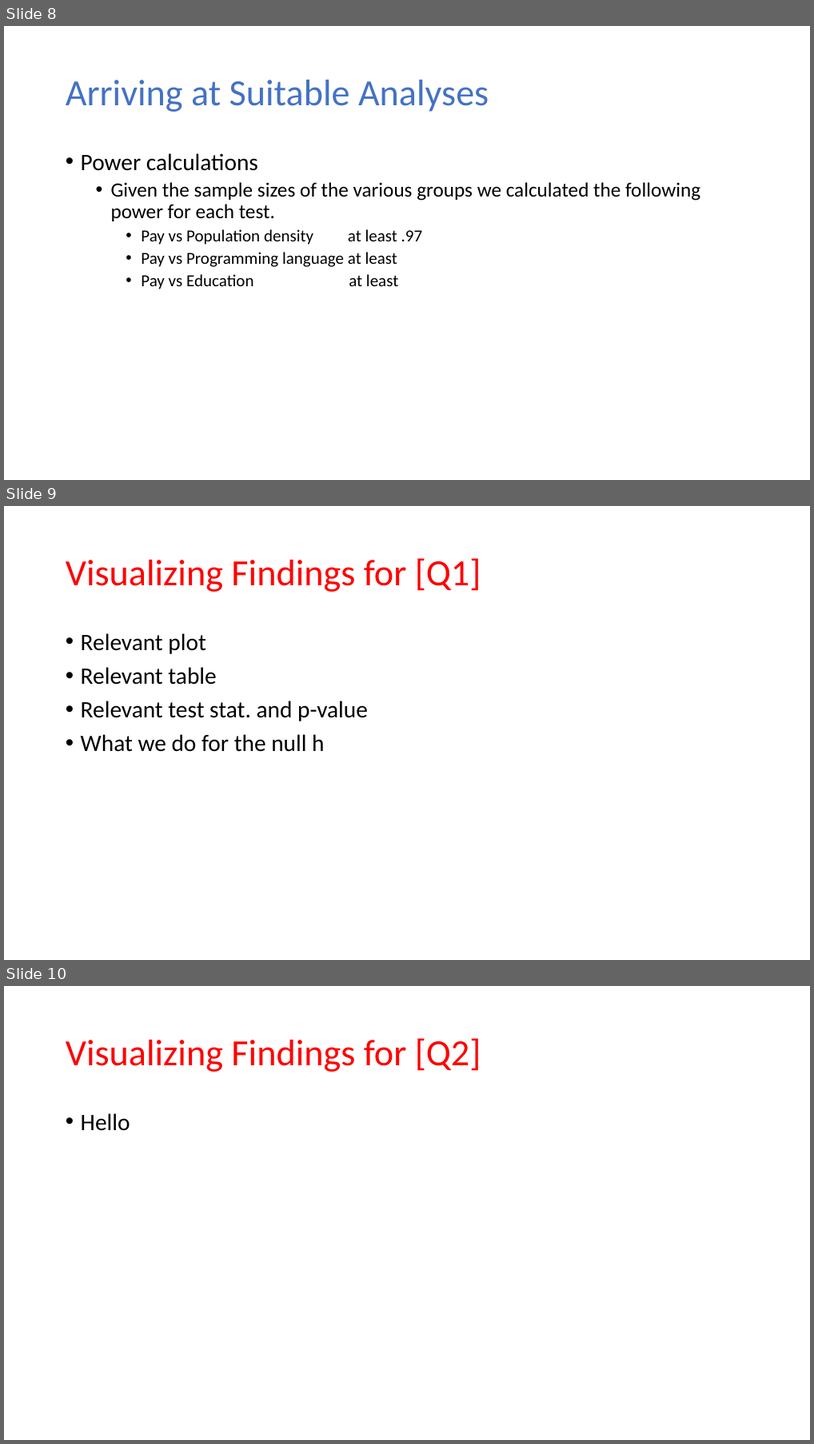
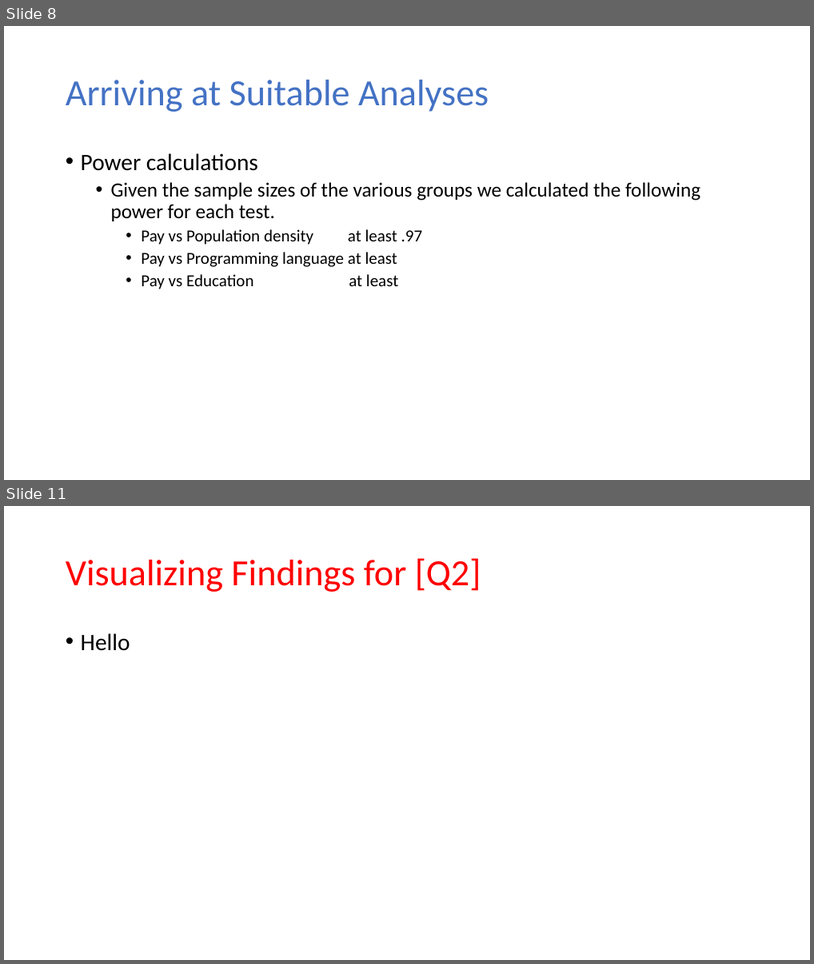
Before and after one commit to MatthewCodes/557_Final_Project, a slide deck: Presentation/Final Presentation.pptx. Shown one above the other, each under a label of ours: slides 8, 9 and 10 before the commit, slides 8 and 11 after it; the slides between them are not shown. The pictures are 814x1444 and 814x964 pixels, drawn with LibreOffice and Linux fonts; fonts in the diff are those of the drawing. Boxes give left, top, right and bottom in pixels: in the first picture for what was removed or moved away, otherwise in the second. Text is boxed around its words. In the diff, an @@ line names an element or a change of style, - is before the commit and + after.

```diff
--- a/Presentation/Final Presentation.pptx
+++ b/Presentation/Final Presentation.pptx
@@ slide 9 removed at box(4, 506, 810, 960), background #FFFFFF @@
@@ title removed at box(66, 558, 482, 592) @@
-Visualizing Findings for [Q1]
@@ text removed at box(81, 633, 368, 752) @@
-• Relevant plot
-• Relevant table
-• Relevant test stat. and p-value
-• What we do for the null h
@@ what was slide 10 is now slide 11 @@
```
Also in this commit, not shown: 3 slides changed, 2 slides added, 5 other files.
